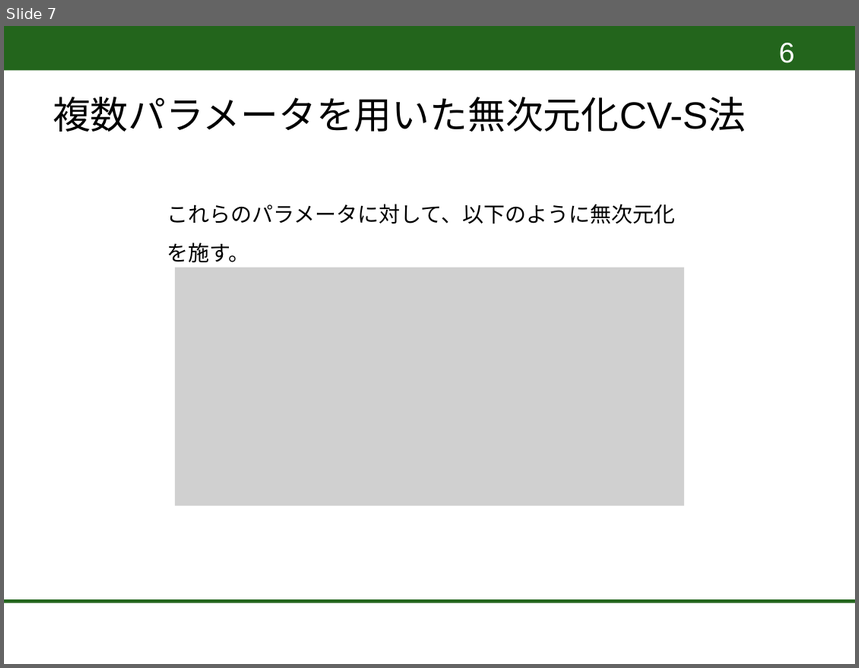
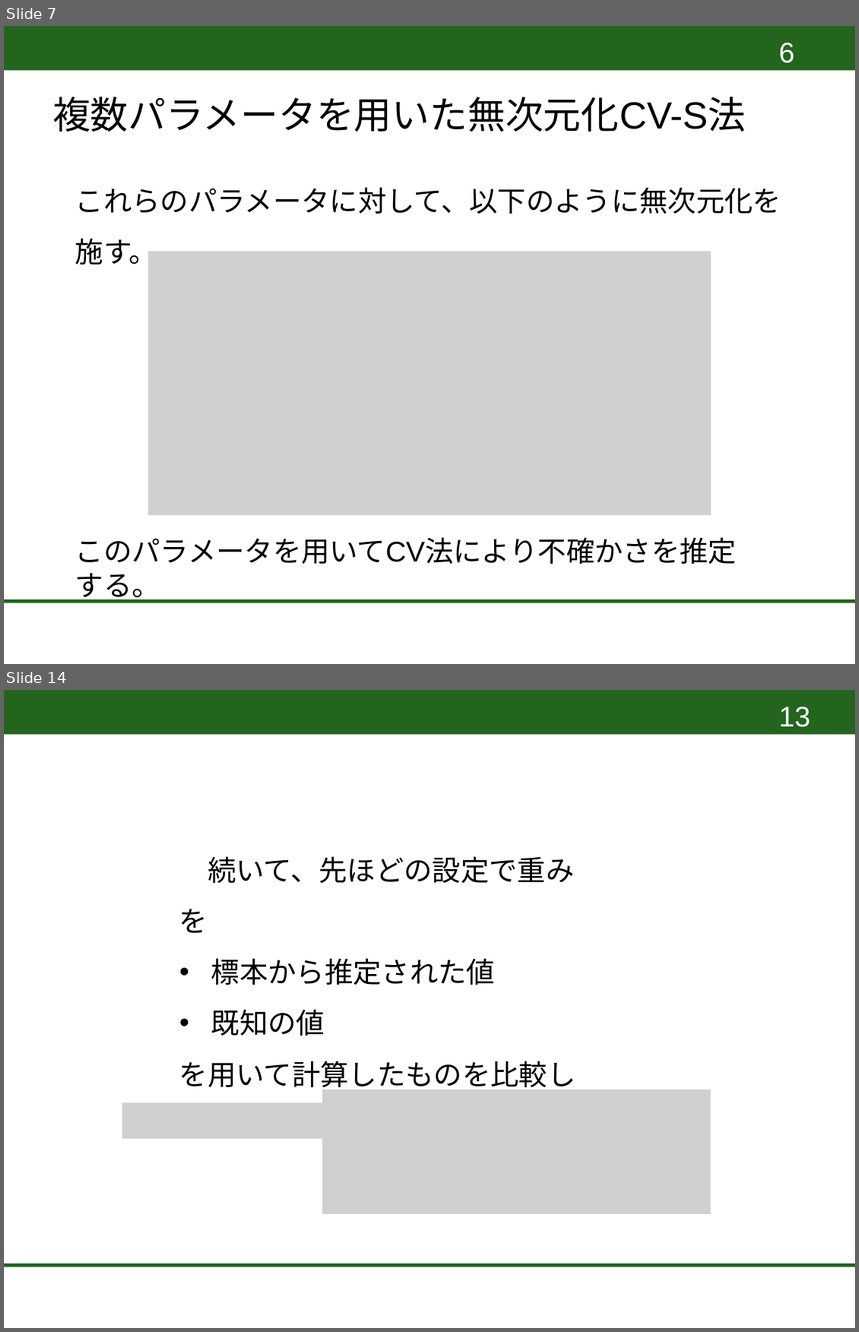
Before and after one commit to DaichiTakami/Reactor-Physics, a slide deck: 卒論発表4-3.pptx. Shown one above the other, each under a label of ours: slide 7 before the commit, slides 7 and 14 after it; the slides between them are not shown. The pictures are 859x668 and 859x1332 pixels, drawn with LibreOffice and Linux fonts; fonts in the diff are those of the drawing; grey boxes stand for pictures; background and template pictures are left out. Boxes give left, top, right and bottom in pixels: in the first picture for what was removed or moved away, otherwise in the second. Text is boxed around its words. In the diff, an @@ line names an element or a change of style, - is before the commit and + after.

```diff
--- a/卒論発表4-3.pptx
+++ b/卒論発表4-3.pptx
@@ slide 14 added at [4,690,855,1328], background #FFFFFF; not listed: 2 template elements that a slide beside it also shows @@
@@ page number added at [779,707,810,727], 24 pt, text #FFFFFF @@
+13
@@ text added at [180,856,576,1144], 24 pt, text #000000 @@
+続いて、先ほどの設定で重みを
+• 標本から推定された値
+• 既知の値
+を用いて計算したものを比較した。
@@ picture added at [322,1089,711,1214] @@
@@ picture added at [123,1103,322,1138] @@
@@ slide 7 changed as well @@
@@ text "これらのパラメータに対して、以下のように無次元化を施す。": place and size @@
-text "これらのパラメータに対して、以下のように無次元化を施す。" at [167,204,676,263]
+text "これらのパラメータに対して、以下のように無次元化を施す。" at [75,187,781,270]
@@ text "これらのパラメータに対して、以下のように無次元化を施す。" at [75,187,781,270]: size 18 to 24 pt @@
@@ picture: place and size @@
-picture at [175,268,684,506]
+picture at [148,252,711,515]
@@ text added at [75,537,737,604], 24 pt, text #000000 @@
+このパラメータを用いてCV法により不確かさを推定する。
```
Also in this commit, not shown: 5 other slides changed, 15 other slides added.
